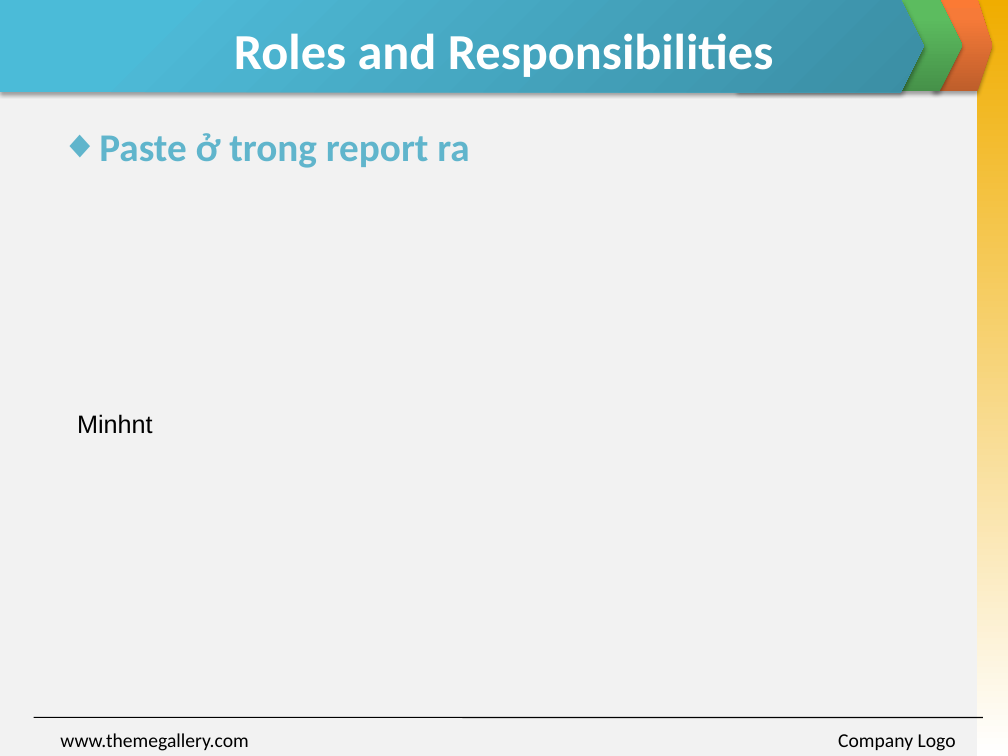
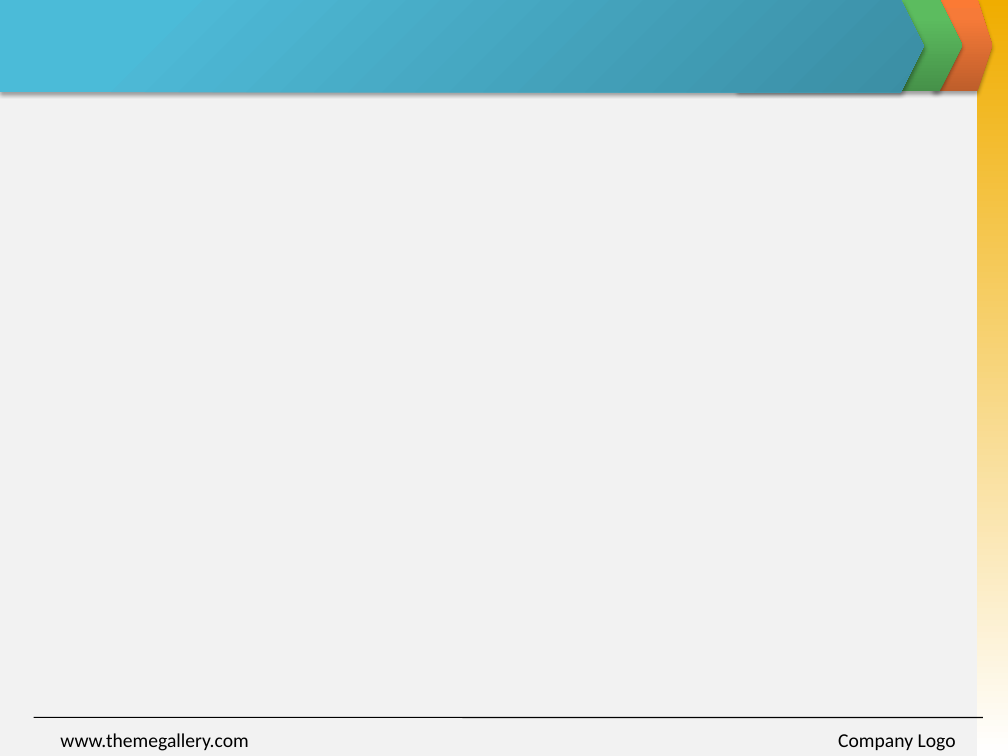
Before and after one commit to skyview059/e-learning-website, a slide deck: slide 6 of Document/Final report/Slide Present E-Learning.pptx (slide 3 before the commit). Drawn at 1008x756 pixels with LibreOffice and Linux fonts; fonts in the diff are those of the drawing; background and template pictures are left out. Boxes give left, top, right and bottom in pixels: in the first picture for what was removed or moved away, otherwise in the second. Text is boxed around its words. In the diff, an @@ line names an element or a change of style, - is before the commit and + after.

```diff
--- a/Document/Final report/Slide Present E-Learning.pptx
+++ b/Document/Final report/Slide Present E-Learning.pptx
@@ title removed at (234, 33, 773, 77) @@
-Roles and Responsibilities
@@ text removed at (99, 133, 469, 168) @@
-◆ Paste ở trong report ra
@@ text removed at (77, 414, 153, 434) @@
-Minhnt
```
Also in this commit, not shown: 3 other slides changed, 7 slides added, 3 slides removed.
